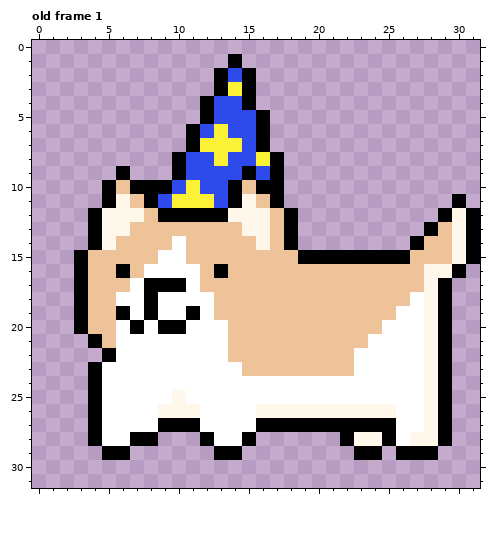
Edited in one commit: pixel-art file (assets/wizard_dog.aseprite). This is how it looked before the edit.
32x32 pixels, 1 frame. Shown: old frame 1. The commit also changed other frames, which this record leaves out.
Now the later version:
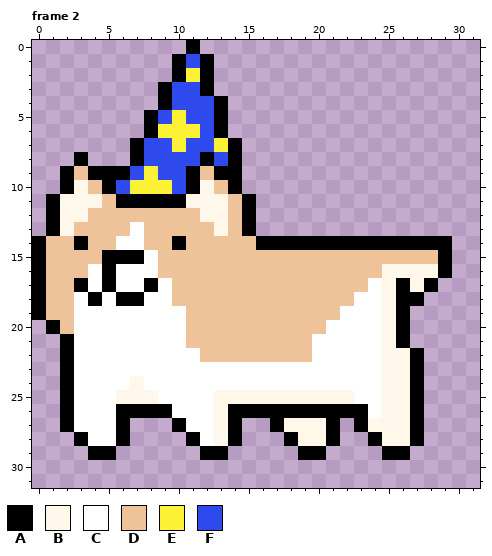
Palette (. is transparent): A #000000  B #fff7e9  C #ffffff  D #eec39a  E #fbf236  F #2e49ec
A new or re-ordered frame is compared with the old frame closest to it.
Difference:
frames 1 -> 12
layer "Layer 2" added
Changed rows in their new state; - is an unchanged pixel.
Frame 2 is new; against old frame 1, layers "Layer 2", "Layer 1":
first column x 0:
 0 -----------A--------------------
 1 ----------AFA-.-----------------
 2 ----------AEA...----------------
 3 ---------AFFA...----------------
 4 ---------AFFFA..----------------
 5 --------AFEFFA...---------------
 6 --------AEEE-A...---------------
 7 -------AFFEFF-A..---------------
 8 ---A---AFFF-AFA...--------------
 9 --ADAA-FEFFADAA...--------------
10 --ABD-FEEE-ABD-...--------------
11 -ABBBDAA-AABBBDA..------------.-
12 -ABBDDDD-DDDBBDA...----------...
13 -ABDDDDC-----B-A...---------....
14 ADDADDCC--A-----AA-AAAAAAAA-AA..
15 ADDD-AAACDD--------DDDDDDDD--A..
16 ADDDCACC-DDD-D-----------BBB-A.-
17 ADD-CAC--CDD------------CBABA.--
18 ADDCACAAC-DDD----------CCBAA..--
19 ADDCCCC-C--DD---------CCCBA...--
20 -ADCCC-C-CCDDD-------CCCCBA...--
21 --ACCC-----DDD------CCCC-BA...--
22 --ACCC------DD------CCC--BBA..--
23 --ACC----------CCCCCCCC--BBA..--
24 --ACC--B-----------------BBA..--
25 --ACC-BBB-C--BBBBBBBBBB--BBA..--
26 --ACC-AAAACC-BAAAAAAAAAAC-BA..--
27 --ACC-A...-C-BA..-BBB-.-BBBA..--
28 ---AC-A..--ACBA.--ABBA..ABBA..--
29 ----A-.-----A-.----AA--..A-..---
